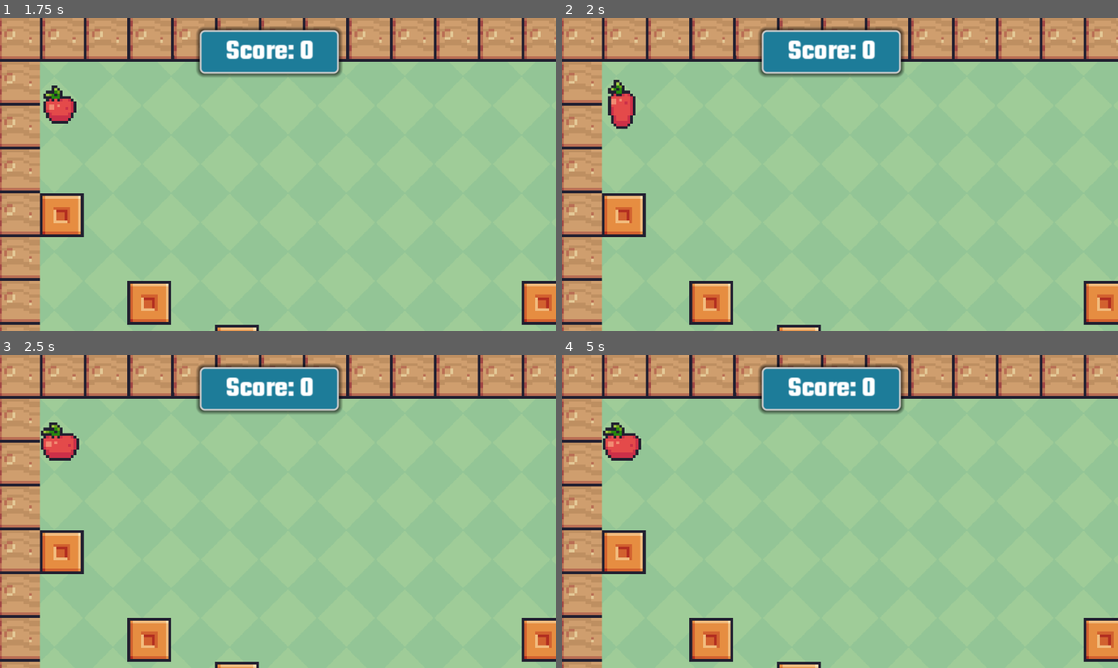
Above: before the commit, frames 1-4 (two rows, left to right).
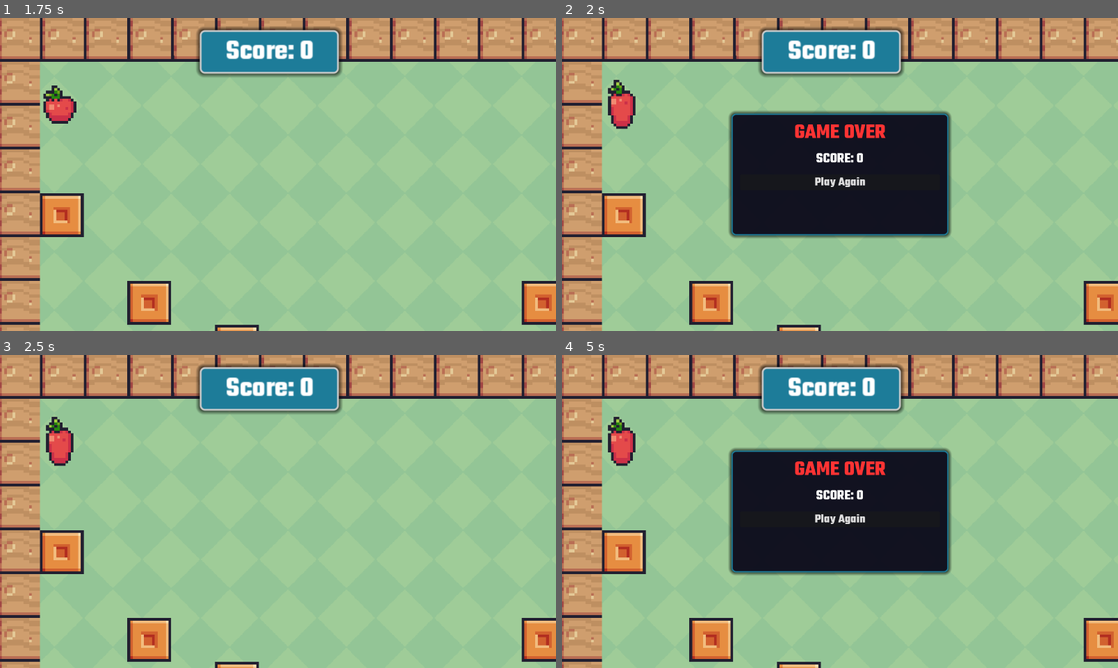
Above: after the commit, the same moments.

Repository: notria-12/jogo2d
Game: Godot game, scene res://scenes/main.tscn
Two runs of this game, one before a commit and one after it. Both use one fixed random seed, a clock stepped at 60 frames per second and the inputs below.
Inputs (mouse positions are in pixels of both pictures, inside the frame that each line leads up to):
- Up to frame 1 (1.75 s): tap Enter at 0.5 s; hold D (right) from 0.53 s (still down); tap Space (jump) at 0.77, 1.52 s
- Up to frame 2 (2 s): keep holding D (right)
- Up to frame 3 (2.5 s): release D (right) at 2 s; click (278, 517) at 2 s, where only the run after the commit has a clickable "Play Again"
- Up to frame 4 (5 s): hold A (left) 2.78-3.53 s; hold D (right) from 3.53 s (still down); tap Space (jump) at 3.77, 4.52 s

Frame 1 is identical in both runs. In frame 2, 16% of the frame differs, in the area x 30-70%, y 29-71%; in frame 3, 0.5%; in frame 4, 17%, in the area x 7-70%, y 19-71%.

Commit message:
feat: allow play again

Diff:
--- a/scenes/main.tscn
+++ b/scenes/main.tscn
@@ -15,6 +15,19 @@
 corner_radius_bottom_right = 5
 corner_radius_bottom_left = 5
 shadow_size = 5
+
+[sub_resource type="StyleBoxFlat" id="StyleBoxFlat_menu"]
+bg_color = Color(0.06, 0.06, 0.12, 0.95)
+border_width_left = 3
+border_width_top = 3
+border_width_right = 3
+border_width_bottom = 3
+border_color = Color(0.11372549, 0.4862745, 0.6, 1)
+corner_radius_top_left = 10
+corner_radius_top_right = 10
+corner_radius_bottom_right = 10
+corner_radius_bottom_left = 10
+shadow_size = 8
 
 [node name="Main" type="Node2D" unique_id=133794714]
 scale = Vector2(3, 3)
@@ -54,3 +67,49 @@
 theme_override_fonts/font = ExtResource("3_sugp2")
 theme_override_font_sizes/font_size = 32
 text = "Score: 0"
+
+[node name="GameOverMenu" type="Panel" parent="HUD" unique_id=200000001]
+visible = false
+anchor_left = 0.5
+anchor_top = 0.5
+anchor_right = 0.5
+anchor_bottom = 0.5
+offset_left = -250.0
+offset_top = -140.0
+offset_right = 250.0
+offset_bottom = 140.0
+theme_override_styles/panel = SubResource("StyleBoxFlat_menu")
+
+[node name="VBoxContainer" type="VBoxContainer" parent="HUD/GameOverMenu" unique_id=200000002]
+layout_mode = 1
+anchors_preset = 15
+anchor_right = 1.0
+anchor_bottom = 1.0
+offset_left = 20.0
+offset_top = 20.0
+offset_right = -20.0
+offset_bottom = -20.0
+theme_override_constants/separation = 20
+
+[node name="TitleLabel" type="Label" parent="HUD/GameOverMenu/VBoxContainer" unique_id=200000003]
+layout_mode = 2
+text = "GAME OVER"
+horizontal_alignment = 1
+theme_override_fonts/font = ExtResource("3_sugp2")
+theme_override_font_sizes/font_size = 48
+theme_override_colors/font_color = Color(1, 0.2, 0.2, 1)
+
+[node name="GameOverScoreLabel" type="Label" parent="HUD/GameOverMenu/VBoxContainer" unique_id=200000004]
+layout_mode = 2
+text = "SCORE: 0"
+horizontal_alignment = 1
+theme_override_fonts/font = ExtResource("3_sugp2")
+theme_override_font_sizes/font_size = 32
+theme_override_colors/font_color = Color(1, 1, 1, 1)
+
+[node name="RestartButton" type="Button" parent="HUD/GameOverMenu/VBoxContainer" unique_id=200000005]
+layout_mode = 2
+text = "Play Again"
+horizontal_alignment = 1
+theme_override_fonts/font = ExtResource("3_sugp2")
+theme_override_font_sizes/font_size = 28
--- a/scripts/main.gd
+++ b/scripts/main.gd
@@ -1,5 +1,8 @@
 extends Node2D
 @onready var score_label: Label = $HUD/ScorePanel/ScoreLabel
+@onready var game_over_menu: Panel = $HUD/GameOverMenu
+@onready var game_over_score_label: Label = $HUD/GameOverMenu/VBoxContainer/GameOverScoreLabel
+@onready var game_over_title_label: Label = $HUD/GameOverMenu/VBoxContainer/TitleLabel
 
 
 var score: int = 0
@@ -7,6 +10,7 @@
 # Called when the node enters the scene tree for the first time.
 func _ready() -> void:
 	_setup_level()
+	$HUD/GameOverMenu/VBoxContainer/RestartButton.pressed.connect(_on_restart_pressed)
 
 
 # Called every frame. 'delta' is the elapsed time since the previous frame.
@@ -36,10 +40,20 @@
 #------
 func _on_exit_body_entered(body: Node2D) -> void:
 	if body.name == "Player":
-		print("Saiu")
+		body.alive = false
+		_show_end_menu("YOU WIN!")
 
 func _on_player_died(body):
 	body.die()
+	_show_end_menu("GAME OVER")
+
+func _show_end_menu(title: String) -> void:
+	game_over_title_label.text = title
+	game_over_score_label.text = "SCORE: %s" % score
+	game_over_menu.visible = true
+
+func _on_restart_pressed() -> void:
+	get_tree().reload_current_scene()
 
 func increase_score() -> void:
 	score += 1
